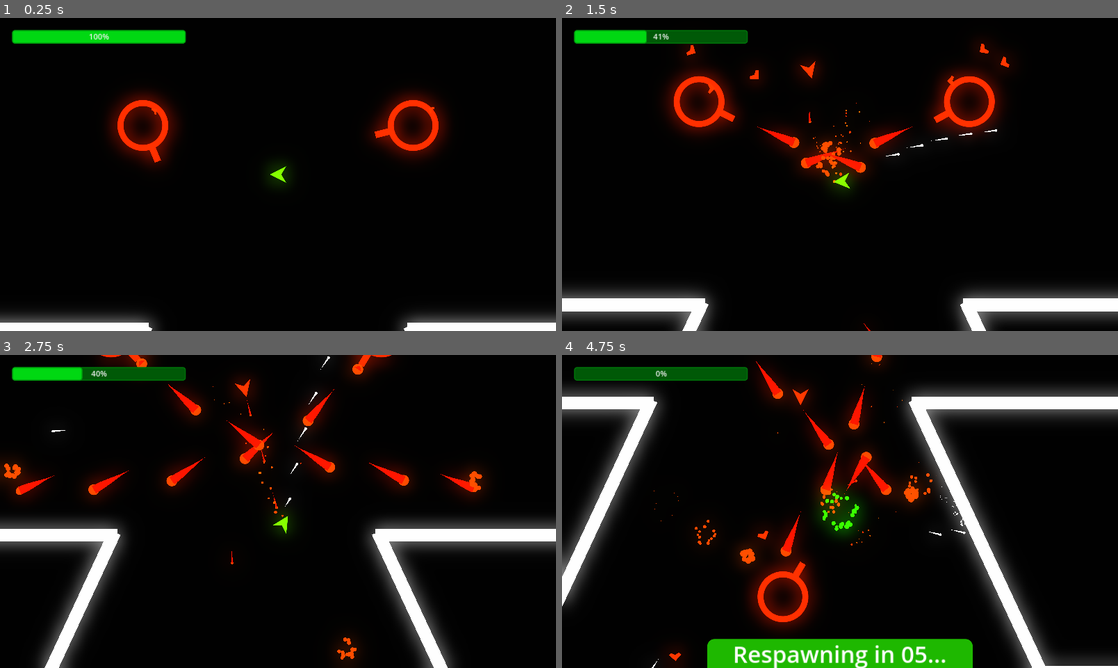
Above: before the commit, frames 1-4 (two rows, left to right).
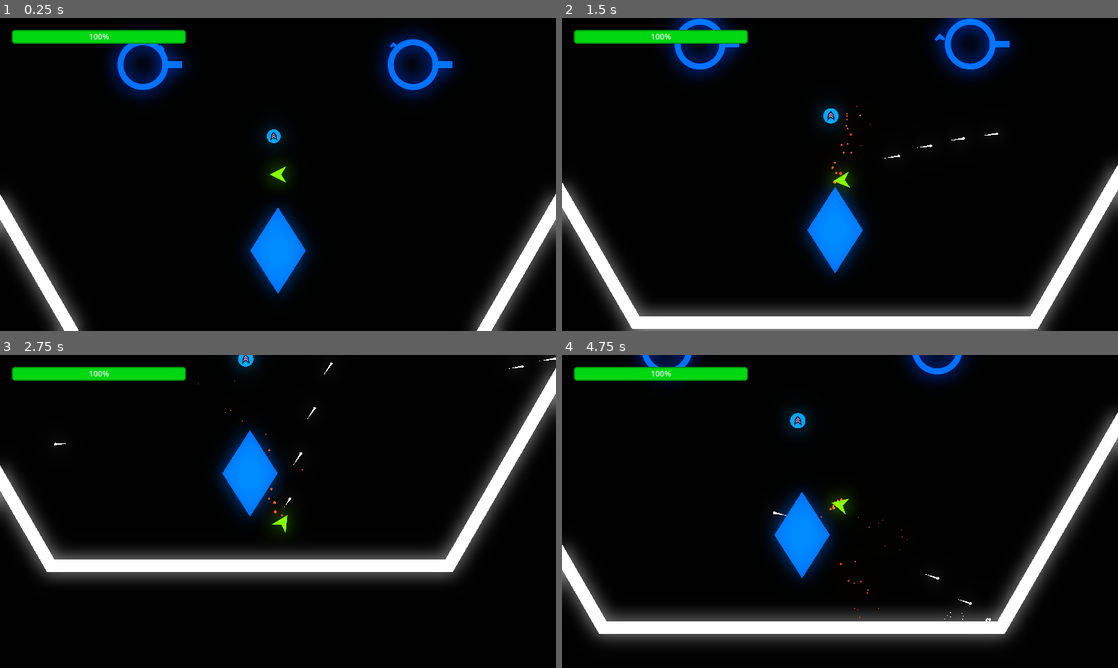
Above: after the commit, the same moments.

Repository: adsorptionenthalpy/chainforce_alpha
Game: Godot game, scene res://Scenes/MainScene/main_scene.tscn
Two runs of this game, one before a commit and one after it. Both use one fixed random seed, a clock stepped at 60 frames per second and the inputs below.
Inputs (mouse positions are in pixels of both pictures, inside the frame that each line leads up to):
- Up to frame 1 (0.25 s): no input
- Up to frame 2 (1.5 s): move the mouse to (962, 158) at 0.52 s; press the mouse at (962, 158) at 0.53 s; hold D (move_right) 0.53-1.28 s; move the mouse to (728, 190) at 1.27 s; release the mouse at (728, 190) at 1.28 s; hold A (move_left) from 1.28 s (still down); tap S (decelerate) at 1.35 s
- Up to frame 3 (2.75 s): click (166, 527) at 1.55 s; move the mouse to (333, 442) at 2.02 s; release A (move_left) at 2.03 s; press the mouse at (333, 442) at 2.03 s; hold D (move_right) from 2.03 s (still down)
- Up to frame 4 (4.75 s): move the mouse to (812, 574) at 2.77 s; release D (move_right) at 2.78 s; release the mouse at (812, 574) at 2.78 s; hold W (accelerate) 2.78-3.53 s; click (812, 574) at 2.85 s; move the mouse to (1006, 558) at 3.52 s; press the mouse at (1006, 558) at 3.53 s; hold A (move_left) from 3.53 s (still down); tap S (decelerate) at 3.6 s; move the mouse to (673, 464) at 4.27 s; release the mouse at (673, 464) at 4.28 s; click (673, 464) at 4.35 s

The runs differ from the first frame. In frame 1, 18% of the frame differs, in the area x 0-100%, y 3-100%; in frame 2, 27%; in frame 3, 27%; in frame 4, 40%, in the area x 0-100%, y 0-100%.

Commit message:
Add powerups: Damage up, shield, speed up. Other misc changes.

Diff:
--- a/game/chainforce_alpha/Scenes/Enemy/enemy_ship.gd
+++ b/game/chainforce_alpha/Scenes/Enemy/enemy_ship.gd
@@ -20,6 +20,8 @@
 @onready var nav_agent: NavigationAgent2D = $NavigationAgent2D
 @onready var projectile_shooter: EnemyProjectileShooter = $ProjectileShooter
 @onready var detection_area: Area2D = $DetectionArea
+
+var powerup_scene: PackedScene = preload("res://Scenes/Powerup/powerup.tscn")
 
 var enemy_target: Node2D
 var is_dead: bool
@@ -82,6 +84,14 @@
 	$CollisionPolygon2D.set_deferred("disabled", true)
 	$ProjectileShooter.process_mode = Node.PROCESS_MODE_DISABLED
 	$ExplosionSFX.play()
+
+	var spawn_powerup: bool = is_in_group("enemy") and randi_range(0, 1) == 1
+	if spawn_powerup:
+		var powerup: Node2D = powerup_scene.instantiate()
+		powerup.global_position = global_position
+		#add_sibling(powerup)
+		call_deferred("add_sibling", powerup)
+
 	await get_tree().create_timer(2).timeout
 	queue_free()
 
--- a/game/chainforce_alpha/Scenes/MainScene/main_scene.tscn
+++ b/game/chainforce_alpha/Scenes/MainScene/main_scene.tscn
@@ -6,6 +6,7 @@
 [ext_resource type="PackedScene" uid="uid://ctn2quncvypv5" path="res://Scenes/Tower/enemy_tower.tscn" id="4_fx6js"]
 [ext_resource type="PackedScene" uid="uid://b04so78u7jfp6" path="res://Scenes/Tower/friendly_tower.tscn" id="5_4dpdk"]
 [ext_resource type="PackedScene" uid="uid://cd3uxmj2xapgi" path="res://Scenes/Base/friendly_base.tscn" id="5_sa3yn"]
+[ext_resource type="PackedScene" uid="uid://dvkxdisu8cjjv" path="res://Scenes/Powerup/powerup.tscn" id="7_yw6mc"]
 
 [sub_resource type="Environment" id="Environment_fpy8y"]
 background_mode = 3
@@ -35,7 +36,6 @@
 [node name="MainScene" type="Node2D"]
 
 [node name="Player" parent="." instance=ExtResource("1_sjerm")]
-position = Vector2(0, -10001)
 
 [node name="RemoteTransform2D" type="RemoteTransform2D" parent="Player"]
 remote_path = NodePath("../../Camera2D")
@@ -780,8 +780,10 @@
 position = Vector2(0, -3000)
 
 [node name="Camera2D" type="Camera2D" parent="." groups=["camera"]]
-position = Vector2(0, -10001)
 zoom = Vector2(0.35, 0.35)
 process_callback = 0
 position_smoothing_enabled = true
 position_smoothing_speed = 8.0
+
+[node name="Powerup" parent="." instance=ExtResource("7_yw6mc")]
+position = Vector2(-25, -226)
--- a/game/chainforce_alpha/Scenes/Player/player.gd
+++ b/game/chainforce_alpha/Scenes/Player/player.gd
@@ -5,7 +5,11 @@
 
 @export var hp: int = 20 :
 	set(val):
-		hp = val
+		if is_shielded: # Block some damage if shield's on
+			hp -= (hp - val) / 2
+		else:
+			hp = val
+
 		hp_changed.emit(hp)
 		if is_inside_tree():
 			var tween: Tween = create_tween()
@@ -23,10 +27,15 @@
 @onready var explosion_particles: GPUParticles2D = $Particles/ExplosionParticles
 
 var is_dead: bool
+var is_shielded: bool
 var max_hp: int
+var starting_speed: float
+var starting_max_speed: float
 
 func _ready() -> void:
 	max_hp = hp
+	starting_speed = speed
+	starting_max_speed = max_speed
 
 func _process(delta: float) -> void:
 	if is_dead:
@@ -104,8 +113,9 @@
 	right_strafe_particles.emitting = false
 	$ExplosionSFX.play()
 
+	disable_all_powerups()
+
 	$RespawnTimer.start()
-
 
 func _on_respawn_timer_timeout() -> void:
 	is_dead = false
@@ -116,3 +126,39 @@
 
 	global_position = Vector2.ZERO
 	velocity = Vector2.ZERO
+
+func collect_powerup(powerup_name: String):
+	print("Collecting %s" % powerup_name)
+	if powerup_name == "speed":
+		var tween: Tween = create_tween()
+		tween.set_parallel(true)
+		tween.tween_property(self, "speed", starting_speed + 200, 1)
+		tween.tween_property(self, "max_speed", starting_max_speed + 250, 1)
+		acceleration_particles.amount = 150
+		%SpeedPowerupTimer.start()
+	elif powerup_name == "shield":
+		is_shielded = true
+		var tween: Tween = create_tween()
+		tween.tween_property($PlayerShield, "self_modulate:a", 1, 0.5).from(0.0)
+		%ShieldPowerupTimer.start()
+	elif powerup_name == "power":
+		$ProjectileShooter.bonus_damage += 1
+
+func disable_all_powerups():
+	_on_speed_powerup_timer_timeout()
+	_on_shield_powerup_timer_timeout()
+	$ProjectileShooter.bonus_damage = 0
+
+func _on_speed_powerup_timer_timeout() -> void:
+	var tween: Tween = create_tween()
+	tween.set_parallel(true)
+
+	tween.tween_property(self, "speed", starting_speed, 1)
+	tween.tween_property(self, "max_speed", starting_max_speed, 1)
+	acceleration_particles.amount = 50
+
+
+func _on_shield_powerup_timer_timeout() -> void:
+	is_shielded = false
+	var tween: Tween = create_tween()
+	tween.tween_property($PlayerShield, "self_modulate:a", 0, 0.5)
--- a/game/chainforce_alpha/Scenes/Player/player.tscn
+++ b/game/chainforce_alpha/Scenes/Player/player.tscn
@@ -7,6 +7,7 @@
 [ext_resource type="AudioStream" uid="uid://dgqygq2psqrf4" path="res://SFX/LaserPew.wav" id="5_xtn70"]
 [ext_resource type="AudioStream" uid="uid://r601hvuhtm56" path="res://SFX/Explosion.mp3" id="6_r3ilb"]
 [ext_resource type="AudioStream" uid="uid://8xx326lc6q4q" path="res://SFX/MetalImpact.mp3" id="7_m0ptw"]
+[ext_resource type="Texture2D" uid="uid://cctcbovx2wnja" path="res://Scenes/Player/PlayerShield.png" id="8_toirh"]
 
 [sub_resource type="Gradient" id="Gradient_xnug7"]
 colors = PackedColorArray(1, 0.490196, 0, 1, 1, 0.160784, 0, 1)
@@ -86,8 +87,8 @@
 collision_mask = 5
 motion_mode = 1
 script = ExtResource("1_ff6vb")
-speed = 700.0
-max_speed = 600.0
+speed = 600.0
+max_speed = 550.0
 
 [node name="Particles" type="Node2D" parent="."]
 
@@ -132,7 +133,7 @@
 script = ExtResource("3_33m55")
 
 [node name="Timer" type="Timer" parent="ProjectileShooter"]
-wait_time = 0.15
+wait_time = 0.2
 
 [node name="ShootSFX" type="AudioStreamPlayer2D" parent="ProjectileShooter"]
 position = Vector2(0, 32)
@@ -161,8 +162,29 @@
 pitch_scale = 1.1
 
 [node name="RespawnTimer" type="Timer" parent="."]
-wait_time = 5.0
+wait_time = 10.0
 one_shot = true
+
+[node name="PowerupTimers" type="Node" parent="."]
+
+[node name="SpeedPowerupTimer" type="Timer" parent="PowerupTimers"]
+unique_name_in_owner = true
+wait_time = 20.0
+one_shot = true
+
+[node name="ShieldPowerupTimer" type="Timer" parent="PowerupTimers"]
+unique_name_in_owner = true
+wait_time = 20.0
+one_shot = true
+
+[node name="PlayerShield" type="Sprite2D" parent="."]
+modulate = Color(1, 1, 1, 0.490196)
+self_modulate = Color(1, 1, 1, 0)
+position = Vector2(0, 11)
+scale = Vector2(1.3, 1.3)
+texture = ExtResource("8_toirh")
 
 [connection signal="timeout" from="ProjectileShooter/Timer" to="ProjectileShooter" method="_on_timer_timeout"]
 [connection signal="timeout" from="RespawnTimer" to="." method="_on_respawn_timer_timeout"]
+[connection signal="timeout" from="PowerupTimers/SpeedPowerupTimer" to="." method="_on_speed_powerup_timer_timeout"]
+[connection signal="timeout" from="PowerupTimers/ShieldPowerupTimer" to="." method="_on_shield_powerup_timer_timeout"]
--- a/game/chainforce_alpha/Scenes/Player/projectile_shooter.gd
+++ b/game/chainforce_alpha/Scenes/Player/projectile_shooter.gd
@@ -2,6 +2,9 @@
 class_name ProjectileShooter
 
 var projectile_scene: PackedScene = preload("res://Scenes/ShipProjectile/ship_projectile.tscn")
+
+## Used in player's powerup damage increase
+@export var bonus_damage: int
 
 @onready var cooldown_timer: Timer = $Timer
 @onready var shoot_sfx: AudioStreamPlayer2D = $ShootSFX
@@ -19,6 +22,12 @@
 	var projectile: ShipProjectile = projectile_scene.instantiate()
 	projectile.global_rotation = global_rotation
 	projectile.global_position = global_position
+
+	projectile.damage += bonus_damage
+	projectile.scale *= 1 + (bonus_damage * 0.4)
+	projectile.get_node("ProjectileTrail").width *= 1 + (bonus_damage * 0.4)
+	projectile.get_node("ProjectileTrail").max_length *= 1 + (bonus_damage * 0.1)
+
 	add_sibling(projectile)
 
 	shoot_sfx.pitch_scale = randf_range(0.8, 1)
--- /dev/null
+++ b/game/chainforce_alpha/Scenes/Powerup/powerup.gd
@@ -0,0 +1,31 @@
+extends Area2D
+
+@export var powerup_name: String
+
+func _ready() -> void:
+	# Randomly choose powerup type
+	var possible_powerups: Array[String] = ["speed", "power", "shield"]
+
+	powerup_name = possible_powerups.pick_random()
+
+	if powerup_name == "speed":
+		$Sprite2D.texture = load("res://Scenes/Powerup/Speed.png")
+	elif powerup_name == "shield":
+		$Sprite2D.texture = load("res://Scenes/Powerup/Shield.png")
+	elif powerup_name == "power":
+		$Sprite2D.texture = load("res://Scenes/Powerup/Power.png")
+
+	var tween: Tween = create_tween()
+	tween.set_ease(Tween.EASE_OUT).set_trans(Tween.TRANS_CUBIC)
+	tween.tween_property(self, "scale", Vector2(0.5, 0.5), 0.5).from(Vector2(0.1, 0.1))
+
+func _on_body_entered(body: Node2D) -> void:
+	if body is Player:
+		body.collect_powerup(powerup_name)
+		queue_free()
+
+func _on_lifetime_timeout() -> void:
+	var tween: Tween = create_tween()
+	tween.set_ease(Tween.EASE_OUT).set_trans(Tween.TRANS_CUBIC)
+	await tween.tween_property(self, "scale", Vector2.ZERO, 0.5).finished
+	queue_free()
--- /dev/null
+++ b/game/chainforce_alpha/Scenes/Powerup/powerup.tscn
@@ -0,0 +1,27 @@
+[gd_scene load_steps=4 format=3 uid="uid://dvkxdisu8cjjv"]
+
+[ext_resource type="Script" path="res://Scenes/Powerup/powerup.gd" id="1_f7y7m"]
+[ext_resource type="Texture2D" uid="uid://bag4aoqoju7ah" path="res://Scenes/Powerup/Power.png" id="2_y570l"]
+
+[sub_resource type="CircleShape2D" id="CircleShape2D_3svqg"]
+radius = 96.0
+
+[node name="Powerup" type="Area2D" groups=["powerup"]]
+collision_mask = 2
+script = ExtResource("1_f7y7m")
+powerup_name = "speed"
+
+[node name="Sprite2D" type="Sprite2D" parent="."]
+scale = Vector2(0.75, 0.75)
+texture = ExtResource("2_y570l")
+
+[node name="CollisionShape2D" type="CollisionShape2D" parent="."]
+shape = SubResource("CircleShape2D_3svqg")
+
+[node name="Lifetime" type="Timer" parent="."]
+wait_time = 10.0
+one_shot = true
+autostart = true
+
+[connection signal="body_entered" from="." to="." method="_on_body_entered"]
+[connection signal="timeout" from="Lifetime" to="." method="_on_lifetime_timeout"]
--- a/game/chainforce_alpha/Scenes/Tower/tower.tscn
+++ b/game/chainforce_alpha/Scenes/Tower/tower.tscn
@@ -93,7 +93,7 @@
 max_distance = 5000.0
 
 [node name="MinionSpawn" type="Timer" parent="."]
-wait_time = 20.0
+wait_time = 25.0
 autostart = true
 
 [connection signal="timeout" from="ProjectileShooter/Timer" to="ProjectileShooter" method="_on_timer_timeout"]
Not shown: 1 places in game/chainforce_alpha/Scenes/MainScene/main_scene.tscn that only renumber resources
Binary file added: game/chainforce_alpha/Scenes/Player/PlayerShield.png
Not shown, added: game/chainforce_alpha/Scenes/Player/PlayerShield.png.import
Not shown: 1 places in game/chainforce_alpha/Scenes/Player/player.tscn that only renumber resources
Binary file added: game/chainforce_alpha/Scenes/Powerup/Power.png
Not shown, added: game/chainforce_alpha/Scenes/Powerup/Power.png.import
Binary file added: game/chainforce_alpha/Scenes/Powerup/Shield.png
Not shown, added: game/chainforce_alpha/Scenes/Powerup/Shield.png.import
Binary file added: game/chainforce_alpha/Scenes/Powerup/Speed.png
Not shown, added: game/chainforce_alpha/Scenes/Powerup/Speed.png.import
